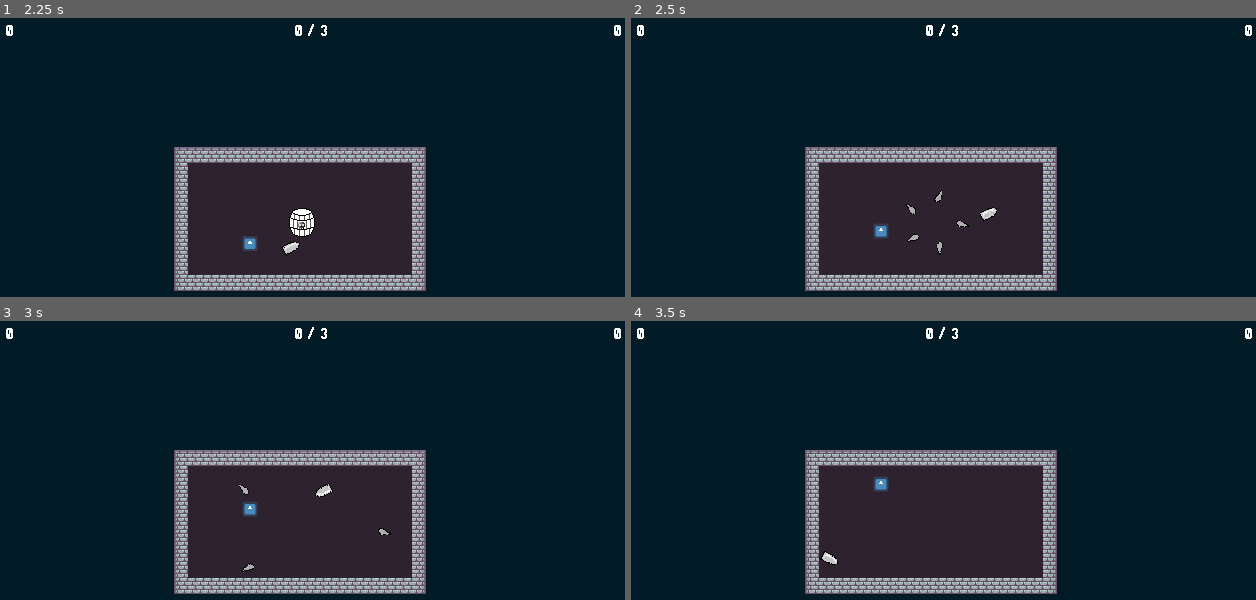
Above: before the commit, frames 1-4 (two rows, left to right).
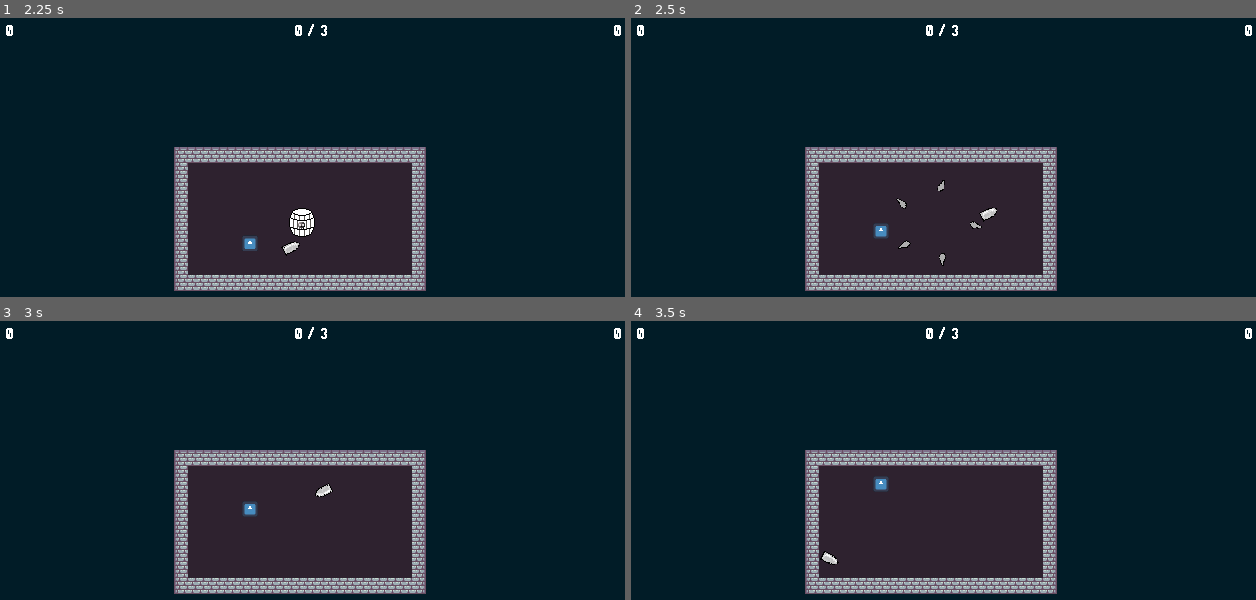
Above: after the commit, the same moments.

Repository: Thomas-Fortier/PirateJam2025
Game: Godot game, scene res://levels/playground_jon.tscn
Same seed, same stepped clock (60 frames per second), same inputs: the game is played once before the commit and once after it. This scene is started directly instead of the project's main scene. The engine's default icon, where the game draws it, is replaced by a stand-in: a white triangle on a blue panel in a dark square.
Inputs (mouse positions are in pixels of both pictures, inside the frame that each line leads up to):
- Up to frame 1 (2.25 s): tap Enter at 0.5 s; move the mouse to (443, 179) at 0.52 s; click (443, 179) at 0.6 s; move the mouse to (175, 216) at 1.27 s; click (175, 216) at 1.35 s; move the mouse to (368, 118) at 2.02 s; click (368, 118) at 2.1 s
- Up to frame 2 (2.5 s): no input
- Up to frame 3 (3 s): move the mouse to (275, 572) at 2.77 s; click (275, 572) at 2.85 s
- Up to frame 4 (3.5 s): no input

Frame 1 is identical in both runs. In frame 2, 0.3% of the frame differs, in the area x 42-57%, y 58-89%; in frame 3, 0.1%; in frame 4, nothing differs.
Error in both runs: Assertion failed: No level was found / specified. (res://scripts/globals/game_manager.gd:49)

Commit message:
Fixed error messages and implemented recommended changes before merge to main

Diff:
--- a/src/entities/exploding_barrel/exploding_barrel.gd
+++ b/src/entities/exploding_barrel/exploding_barrel.gd
@@ -3,21 +3,18 @@
 @export var shrapnel_scene: PackedScene
 @export var shrapnel_count: int = 5
 @export var explosion_radius: float = 10.0
-@export var explosion_force: float = 100.0
+@export var explosion_force: float = 175.0
 
-var rng = RandomNumberGenerator.new()
+var _random_number_generator = RandomNumberGenerator.new()
 
 # Called when the node enters the scene tree for the first time.
 func _ready() -> void:
 	body_entered.connect(_on_body_entered)
 
+# This function calls the explode function upon colliding with the player
 func _on_body_entered(body):
-	if body is CharacterBody2D:
+	if body is Bullet:
 		explode()
-
-# Called every frame. 'delta' is the elapsed time since the previous frame.
-func _process(_delta: float) -> void:
-	pass
 
 func explode():
 	## Spawn shrapnel pieces
@@ -25,7 +22,7 @@
 		var shrapnel_instance = shrapnel_scene.instantiate()
 
 		## Calculate angle for circular spawning of pieces
-		var angle = i * (PI * 2 / shrapnel_count) + rng.randf_range(-0.1, 0.1)
+		var angle = i * (PI * 2 / shrapnel_count) + _random_number_generator.randf_range(-0.1, 0.1)
 		var direction = Vector2(cos(angle), sin(angle)).normalized()
 		var position_offset = direction * explosion_radius
 
@@ -36,18 +33,17 @@
 		shrapnel_instance.position = position + position_offset
 
 		if shrapnel_instance.has_method("apply_impulse"):
-			var impulse_strength = rng.randf_range(0.8, 1.2) * explosion_force
+			var impulse_strength = _random_number_generator.randf_range(0.8, 1.2) * explosion_force
 			shrapnel_instance.apply_impulse(direction * impulse_strength)
 
-		get_parent().add_child(shrapnel_instance)
+		## Calls the _add_shrapnel function
+		call_deferred("_add_shrapnel", shrapnel_instance)
 
-	call_deferred("_destroy_barrel")
+	call_deferred("play_explosion_effects")
 
-	play_explosion_effects()
-
-
-func _destroy_barrel():
-	queue_free()
+## This is a helper function to add the shrapnel pieces after the explosion
+func _add_shrapnel(shrapnel_instance):
+	get_parent().add_child(shrapnel_instance)
 
 func play_explosion_effects():
-	pass
+	queue_free()
--- a/src/entities/shrapnel/shrapnel.gd
+++ b/src/entities/shrapnel/shrapnel.gd
@@ -16,8 +16,9 @@
 func _process(_delta: float) -> void:
 	pass
 
+## This function handles the interaction between the shrapnel and colliding enemies or walls
 func _on_body_entered(body):
-	print("Collided with:", body)
+	## If the colliding object is an enemy, kill the enemy and despawn the shrapnel piece
 	if body is CharacterBody2D:
 		if body.has_method("kill"):
 			body.kill()
